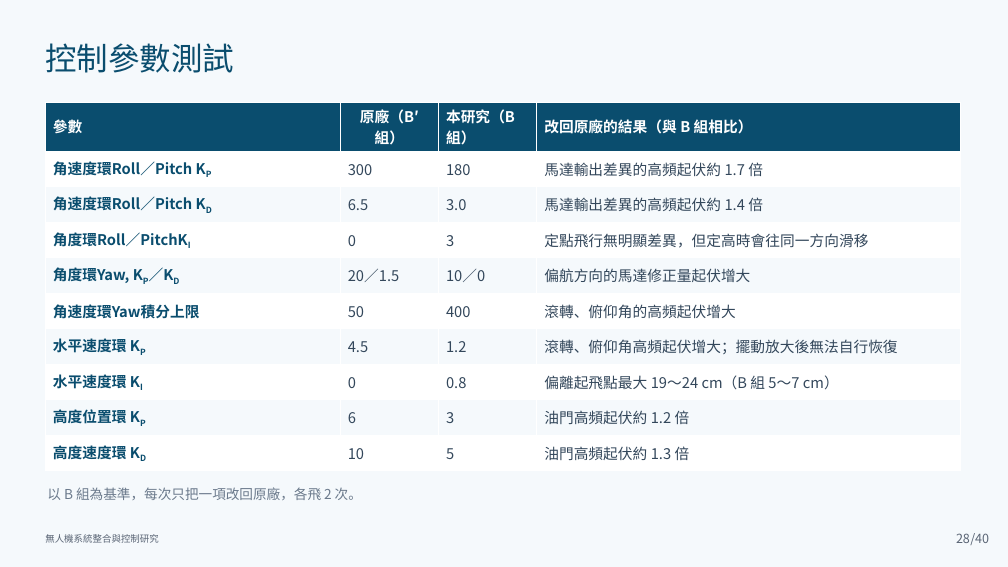
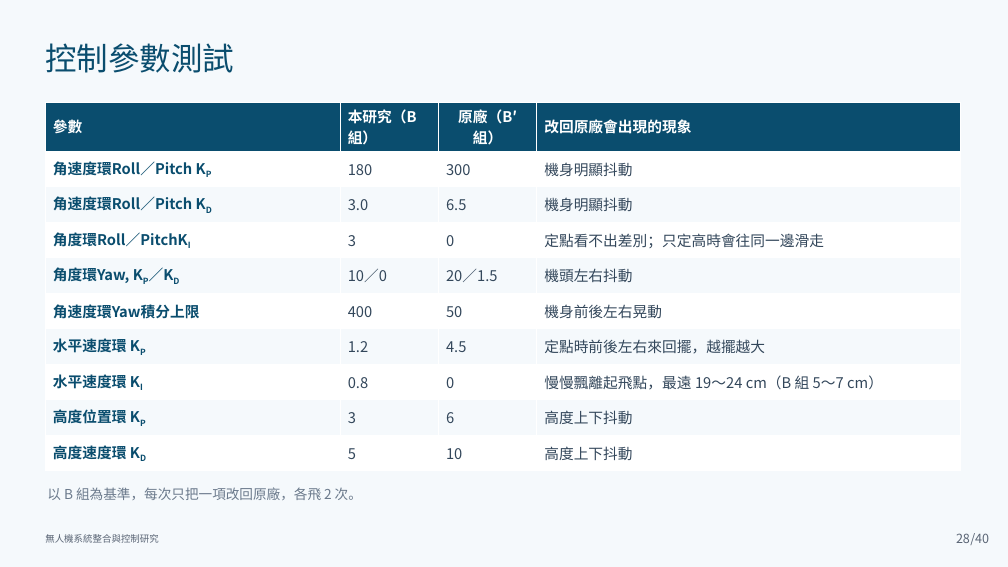
Before and after one commit to lingken1028/-, a slide deck: slide 28 of 無人機系統整合與控制研究_口試簡報 2.pptx. Drawn at 1008x567 pixels with LibreOffice and Linux fonts; fonts in the diff are those of the drawing. Boxes give left, top, right and bottom in pixels: in the first picture for what was removed or moved away, otherwise in the second. Text is boxed around its words. In the diff, an @@ line names an element or a change of style, - is before the commit and + after.

```diff
--- a/無人機系統整合與控制研究_口試簡報 2.pptx
+++ b/無人機系統整合與控制研究_口試簡報 2.pptx
@@ table at box(45, 102, 960, 466) @@
-row 1: 參數 | 原廠（B′組） | 本研究（B組） | 改回原廠的結果（與 B 組相比）
+row 1: 參數 | 本研究（B組） | 原廠（B′組） | 改回原廠會出現的現象
-row 2: 角速度環Roll／Pitch KP | 300 | 180 | 馬達輸出差異的高頻起伏約 1.7 倍
+row 2: 角速度環Roll／Pitch KP | 180 | 300 | 機身明顯抖動
-row 3: 角速度環Roll／Pitch KD | 6.5 | 3.0 | 馬達輸出差異的高頻起伏約 1.4 倍
+row 3: 角速度環Roll／Pitch KD | 3.0 | 6.5 | 機身明顯抖動
-row 4: 角度環Roll／PitchKI | 0 | 3 | 定點飛行無明顯差異，但定高時會往同一方向滑移
+row 4: 角度環Roll／PitchKI | 3 | 0 | 定點看不出差別；只定高時會往同一邊滑走
-row 5: 角度環Yaw, KP／KD | 20／1.5 | 10／0 | 偏航方向的馬達修正量起伏增大
+row 5: 角度環Yaw, KP／KD | 10／0 | 20／1.5 | 機頭左右抖動
-row 6: 角速度環Yaw積分上限 | 50 | 400 | 滾轉、俯仰角的高頻起伏增大
+row 6: 角速度環Yaw積分上限 | 400 | 50 | 機身前後左右晃動
-row 7: 水平速度環 KP | 4.5 | 1.2 | 滾轉、俯仰角高頻起伏增大；擺動放大後無法自行恢復
+row 7: 水平速度環 KP | 1.2 | 4.5 | 定點時前後左右來回擺，越擺越大
-row 8: 水平速度環 KI | 0 | 0.8 | 偏離起飛點最大 19～24 cm（B 組 5～7 cm）
+row 8: 水平速度環 KI | 0.8 | 0 | 慢慢飄離起飛點，最遠 19～24 cm（B 組 5～7 cm）
-row 9: 高度位置環 KP | 6 | 3 | 油門高頻起伏約 1.2 倍
+row 9: 高度位置環 KP | 3 | 6 | 高度上下抖動
-row 10: 高度速度環 KD | 10 | 5 | 油門高頻起伏約 1.3 倍
+row 10: 高度速度環 KD | 5 | 10 | 高度上下抖動
```
Also in this commit, not shown: 3 other slides changed.
